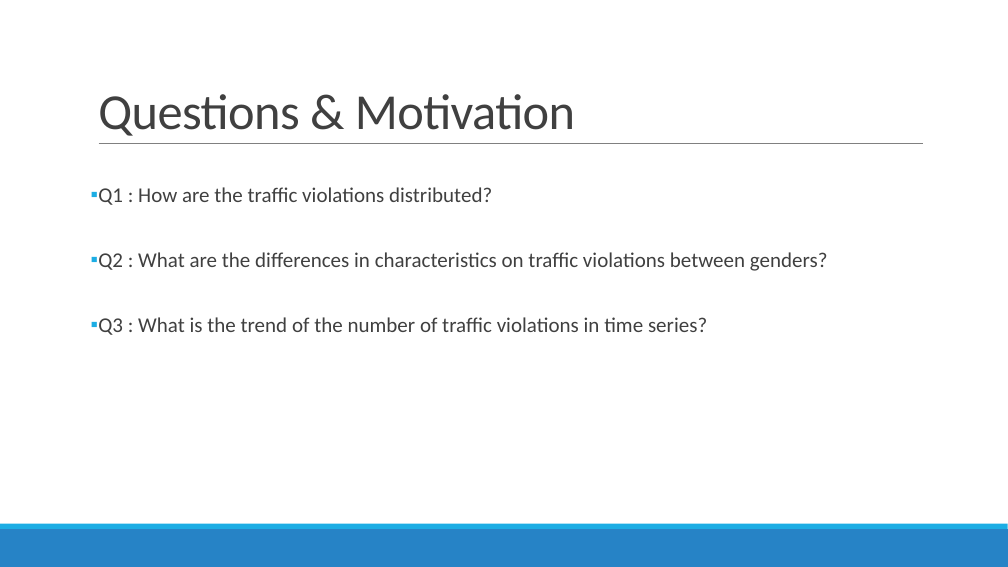
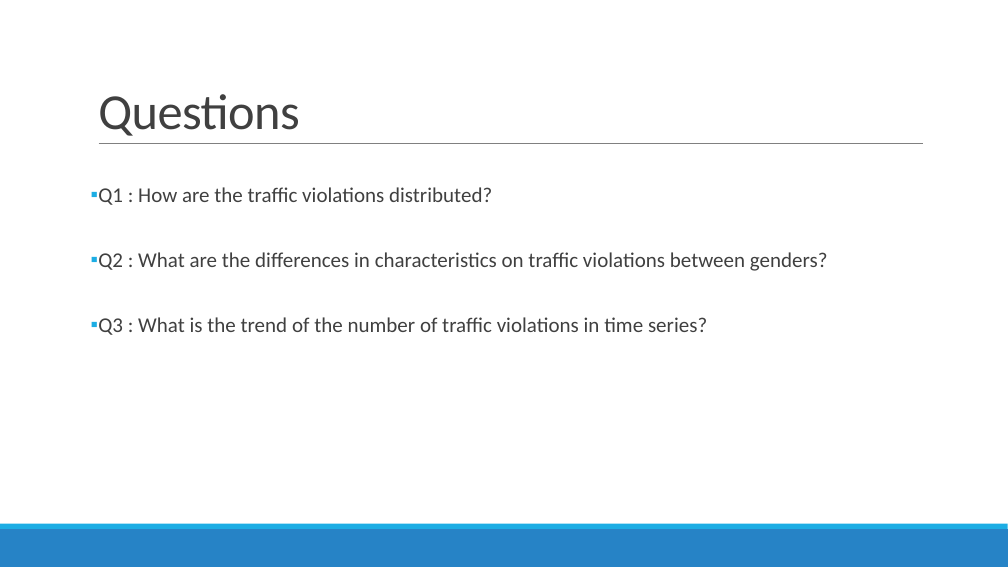
Before and after one commit to koallen/Outliers, a slide deck: slide 3 of Final Presentation/finalPresentation.pptx. Drawn at 1008x567 pixels with LibreOffice and Linux fonts; fonts in the diff are those of the drawing. Boxes give left, top, right and bottom in pixels: in the first picture for what was removed or moved away, otherwise in the second. Text is boxed around its words. In the diff, an @@ line names an element or a change of style, - is before the commit and + after.

Commit message:
adding images about the motivation

```diff
--- a/Final Presentation/finalPresentation.pptx
+++ b/Final Presentation/finalPresentation.pptx
@@ title at <box>98,94,300,136</box>: text changed @@
-Questions & Motivation
+Questions
```
Also in this commit, not shown: 1 other slide changed.
